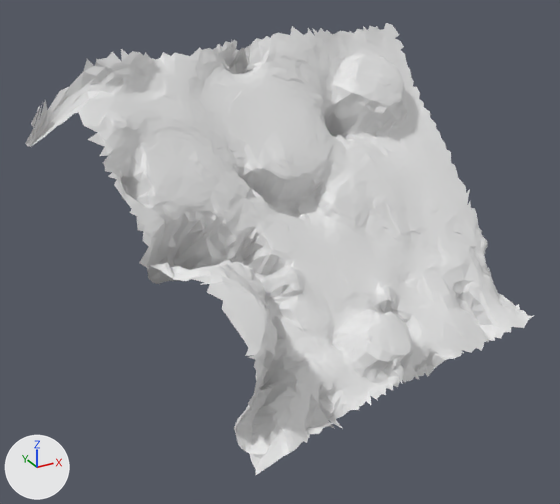
The glTF model moon small_tiles/tile_352.glb, before and after one commit.
Camera for both pictures: a 50 mm lens placed at (-9.04, 11.89, -16.94), pointed at (-4.6, 19.96, -20.98). Every picture has the same lights, and +X, +Y and +Z are marked at lower left. The first picture is the older version. Vertices at exactly the same position are counted once.

Objects in the first picture: 't352'.
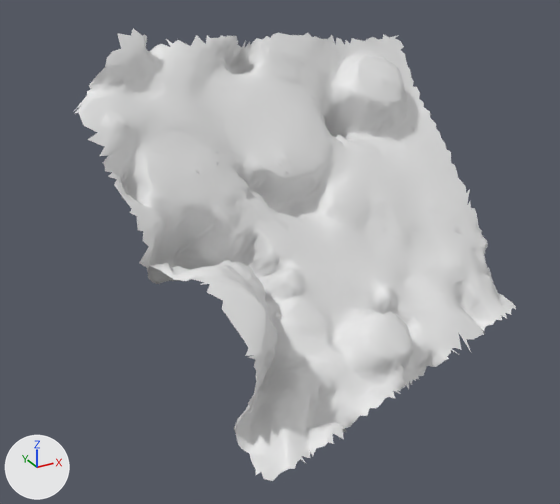
Patch to the scene script:
```diff
--- a/moon small_tiles/tile_352.glb.py
+++ b/moon small_tiles/tile_352.glb.py
@@ me_t352 @@
 # used by ob_t352; location = (0.0, 0.0, 0.0)
-me_t352.from_pydata(...)  # 4621 vertices, 8919 faces; spans x -7.2..-1.12, y 17.92..22.14, z -22.72..-18.44
+me_t352.from_pydata(...)  # 4621 vertices, 8938 faces; spans x -6.81..-1.17, y 17.78..22.02, z -22.72..-18.27
+# me_t352 part 1
+# 38 vertices are removed from x -7.2..-6.43, y 21.17..22.13, z -19.75..-18.54
+# 64 faces are deleted
+# 60 vertices are added at x -6.07..-4.04, y 21.31..21.93, z -18.7..-18.27
+# 121 new faces join them
+# me_t352 part 2
+# 53 vertices are removed from x -3.11..-1.12, y 18.48..19.02, z -22.57..-22.17
+# 105 faces are deleted
+# 70 vertices are added at x -5.87..-3.47, y 17.78..18.44, z -22.72..-22.26
+# 137 new faces join them
+# me_t352 part 3
+# 39 vertices are removed from x -3.36..-1.39, y 21.87..22.14, z -18.7..-18.44
+# 70 faces are deleted
```

Location of each change, (x1, y1, x2, y2) in pixels of the pictures (560 x 504 px; the box of a moved part takes in the faces that stretch with it):
't352', reshaped (13% narrower)
    before: (25, 23, 533, 476)
    after: (73, 28, 516, 481)
part 1 of me_t352, reshaped
    before: (25, 58, 107, 147)
    after: (112, 28, 250, 62)
part 2 of me_t352, moved or reshaped
    before: (425, 304, 533, 377)
    after: (261, 376, 416, 481)
part 3 of me_t352, deleted
    before: (290, 23, 399, 45)
